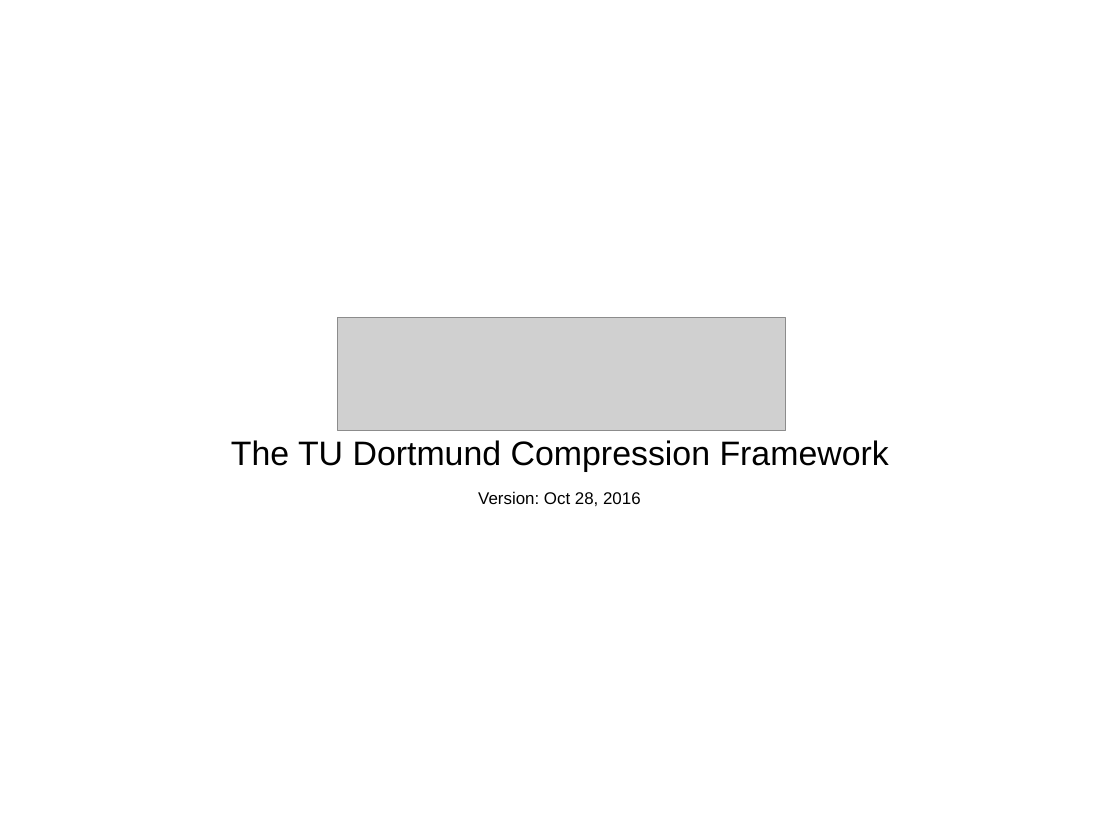
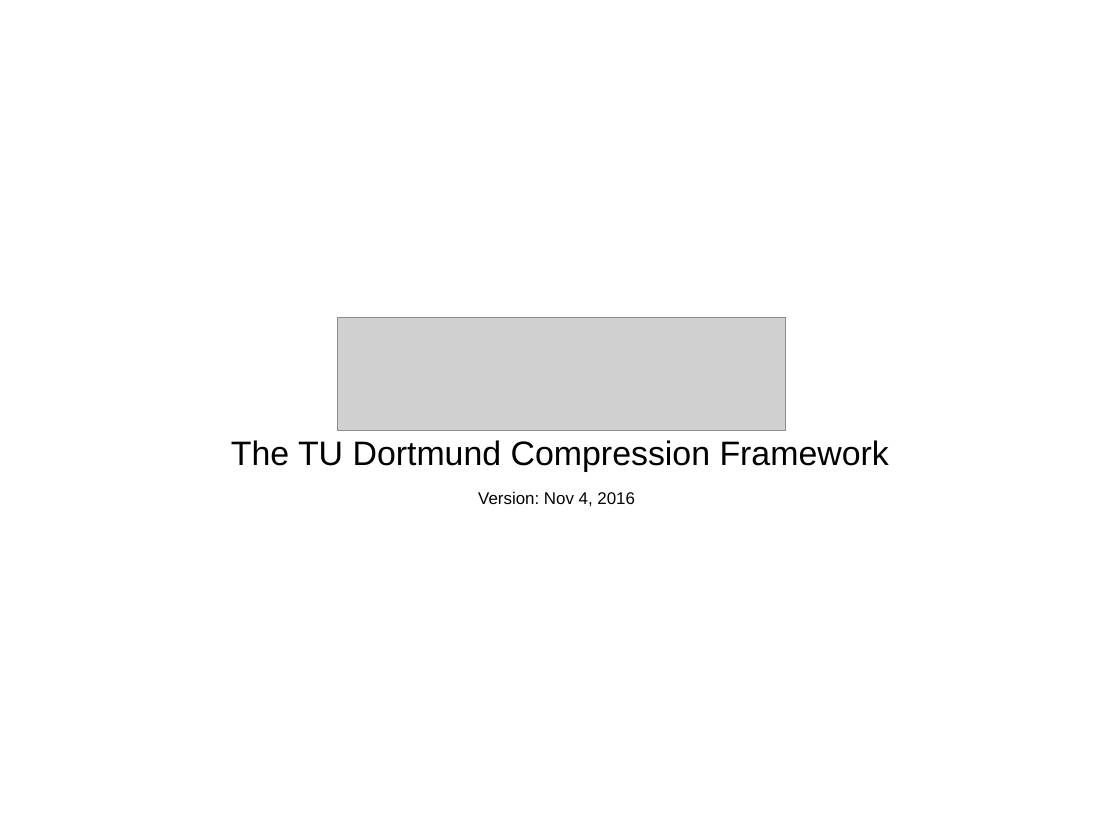
Before and after one commit to tudocomp/tudocomp, a slide deck: slide 1 of etc/presentation.odp. Drawn at 1120x840 pixels with LibreOffice and Linux fonts; fonts in the diff are those of the drawing; grey boxes stand for pictures. Boxes give left, top, right and bottom in pixels: in the first picture for what was removed or moved away, otherwise in the second. Text is boxed around its words. In the diff, an @@ line names an element or a change of style, - is before the commit and + after.

```diff
--- a/etc/presentation.odp
+++ b/etc/presentation.odp
@@ text at (x1=478, y1=491, x2=635, y2=506): text changed @@
-Version: Oct 28, 2016
+Version: Nov 4, 2016
```
Also in this commit, not shown: 2 other slides changed, 5 other files.
